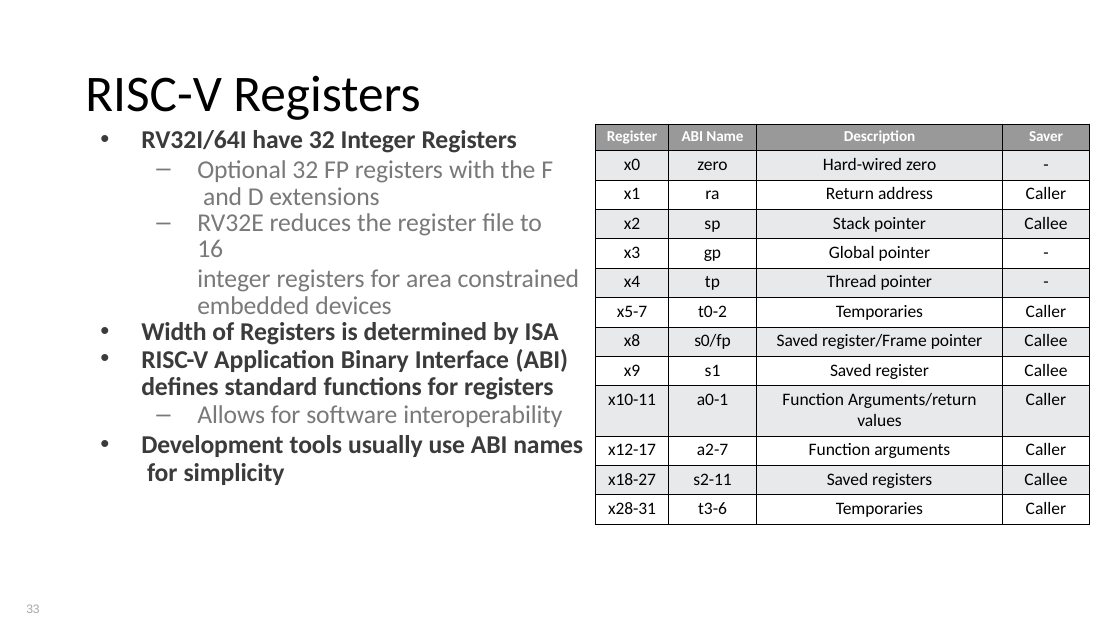
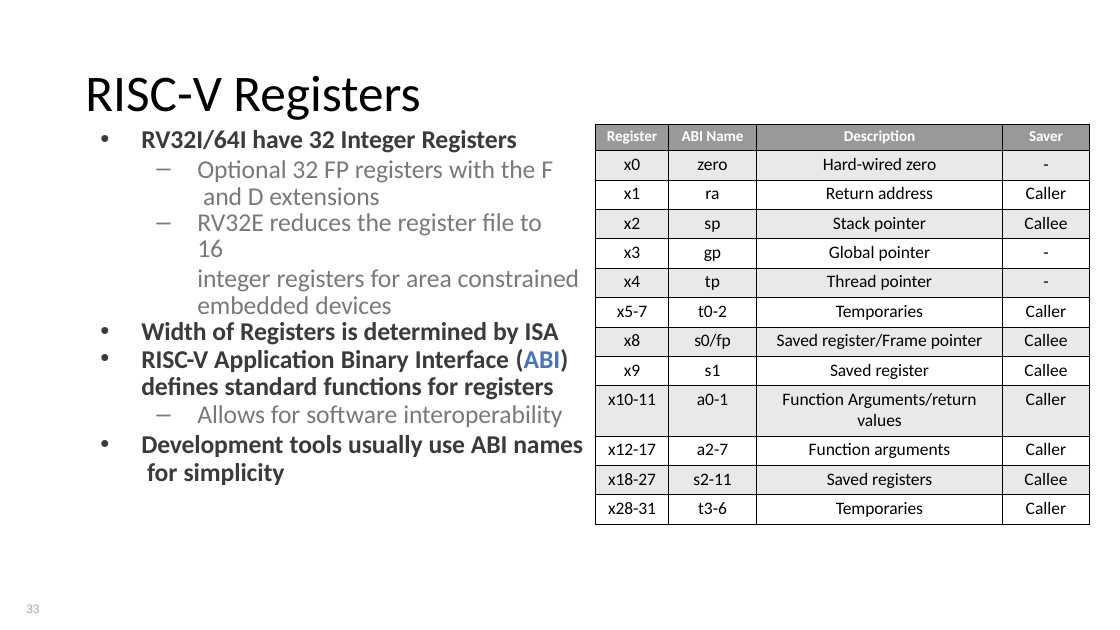
Before and after one commit to PG-DESD/CDAC_Sharing_Data, a slide deck: slide 33 of Microprocessor/TheoryLectures/RISC-V_Theory.pptx. Drawn at 1120x630 pixels with LibreOffice and Linux fonts; fonts in the diff are those of the drawing. Boxes give left, top, right and bottom in pixels: in the first picture for what was removed or moved away, otherwise in the second. Text is boxed around its words. In the diff, an @@ line names an element or a change of style, - is before the commit and + after.

```diff
--- a/Microprocessor/TheoryLectures/RISC-V_Theory.pptx
+++ b/Microprocessor/TheoryLectures/RISC-V_Theory.pptx
@@ text at box(141, 349, 569, 372): text colour #3B3B3B to #4472C4 in "(ABI)" @@
```
Also in this commit, not shown: 17 other slides changed, 17 slides added, 1 slide removed.
